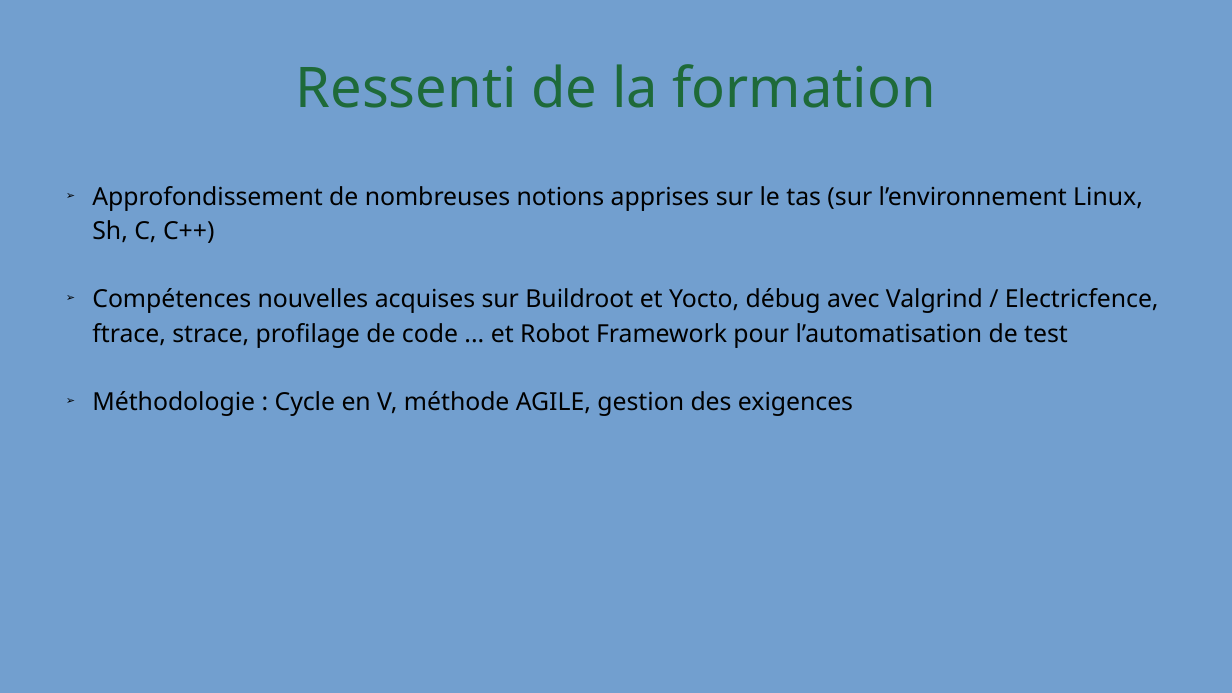
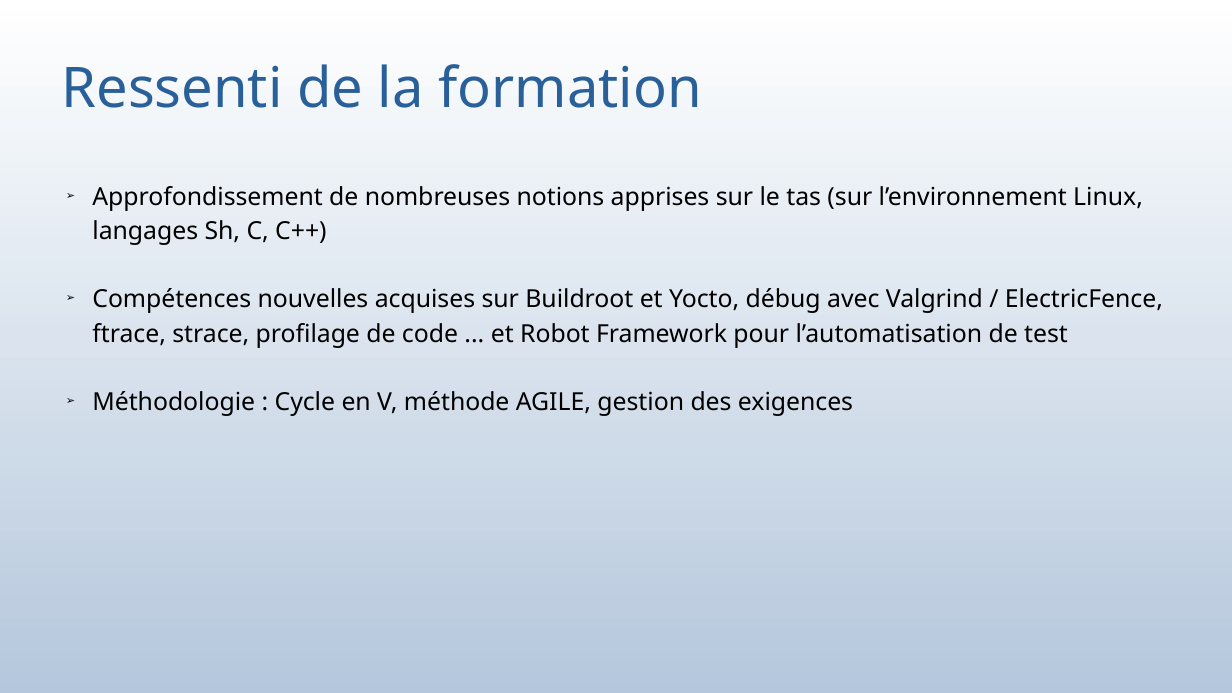
Before and after one commit to bauj/AJC_projet_belib, a slide deck: slide 4 of presentation_projet.odp. Drawn at 1232x693 pixels with LibreOffice and Linux fonts; fonts in the diff are those of the drawing. Boxes give left, top, right and bottom in pixels: in the first picture for what was removed or moved away, otherwise in the second. Text is boxed around its words. In the diff, an @@ line names an element or a change of style, - is before the commit and + after.

```diff
--- a/presentation_projet.odp
+++ b/presentation_projet.odp
@@ background #729FCF to gradient #FFFFFF to #FEFEFE to #FDFDFE to #FBFCFD to #FAFBFD to #F9FBFC @@
@@ title "Ressenti de la formation" at (62, 64, 701, 108): text colour #1E6A39 to #2A6099; alignment centre to left @@
@@ subtitle at (92, 186, 1163, 348): text changed @@
-➢ Approfondissement de nombreuses notions apprises sur le tas (sur l’environnement Linux, Sh, C, C++)
-➢ Compétences nouvelles acquises sur Buildroot et Yocto, débug avec Valgrind / Electricfence, ftrace, strace, profilage de code ... et Robot Framework pour l’automatisation de test
+➢ Approfondissement de nombreuses notions apprises sur le tas (sur l’environnement Linux, langages Sh, C, C++)
+➢ Compétences nouvelles acquises sur Buildroot et Yocto, débug avec Valgrind / ElectricFence, ftrace, strace, profilage de code ... et Robot Framework pour l’automatisation de test
```
Also in this commit, not shown: 6 other slides changed, 35 slides added, 5 slides removed, 15 other files.
